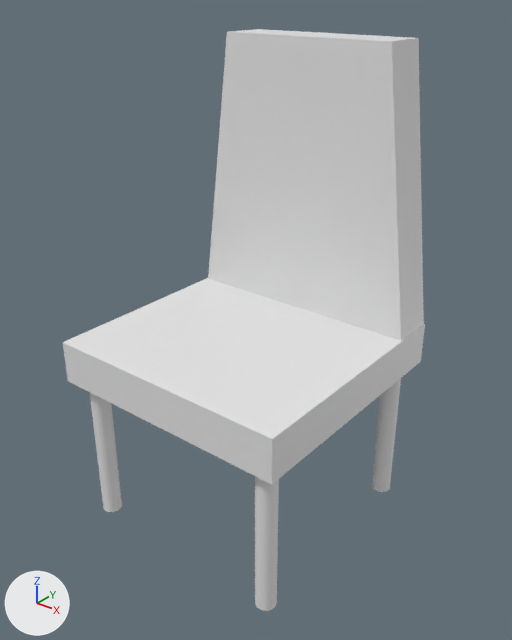
Two versions of the glTF model Frontend/public/auction/model/chair.glb, one commit apart.
One viewpoint serves both versions: a 50 mm camera at (0.937, -1.143, 1.028) aimed at (0.024, -0.002, 0.32). The axes (+X, +Y, +Z) are drawn at lower left. The lights are the same throughout. Where no turn or scale is listed for an object, it has been applied to the vertices. Vertices at the same position are counted once.

The scene before the commit, as lines of its bpy script (objects in view):
```python
me_cylinder = bpy.data.meshes.new('Cylinder')
me_cylinder.from_pydata(...)  # 272 vertices, 520 faces; spans x -0.05..0.55, y -0.55..0.05, z -0.201..0.912
ob_cylinder = bpy.data.objects.new('Cylinder', me_cylinder)
ob_cylinder.location = (-0.25, 0.25, 0.0)
```
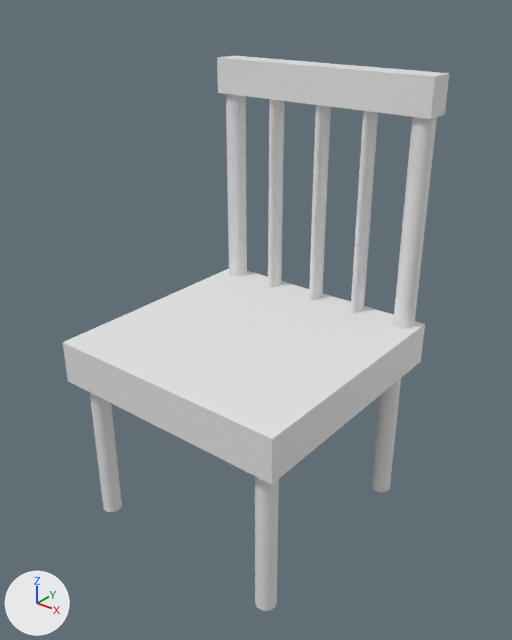
Pixel boxes (x1, y1, x2, y2) of what changed, in the pictures (512 x 640 px):
'Cylinder', reshaped (7% wider)
    before: (63, 29, 425, 611)
    after: (63, 56, 449, 611)
part 1 of me_cylinder, added
    after: (226, 94, 247, 276)
part 2 of me_cylinder, added
    after: (393, 117, 437, 328)
part 3 of me_cylinder, added
    after: (350, 111, 378, 313)
part 4 of me_cylinder, added
    after: (268, 99, 284, 287)
part 5 of me_cylinder, added
    after: (309, 105, 331, 300)
part 6 of me_cylinder, added
    after: (217, 56, 449, 119)
part 7 of me_cylinder, deleted
    before: (208, 29, 424, 340)

The change in detail:
me_cylinder has 272 vertices, 520 faces and spans x -0.05..0.55, y -0.55..0.05, z -0.201..0.912.
me_cylinder is used by ob_cylinder; location (-0.25, 0.25, 0.0).
me_cylinder part 1: a new loose piece, a 32-sided cylinder along z spanning x -0.034..0.016, y -0.004..0.046, z 0.278..0.777.
me_cylinder part 2: a new loose piece, a 32-sided cylinder along z spanning x 0.484..0.534, y -0.004..0.046, z 0.278..0.777.
me_cylinder part 3: a new loose piece, a 32-sided cylinder along z spanning x 0.367..0.392, y -0.004..0.046, z 0.278..0.777.
me_cylinder part 4: a new loose piece, a 32-sided cylinder along z spanning x 0.108..0.133, y -0.004..0.046, z 0.278..0.777.
me_cylinder part 5: a new loose piece, a 32-sided cylinder along z spanning x 0.242..0.267, y -0.004..0.046, z 0.278..0.777.
me_cylinder part 6: a new loose piece, a box spanning x -0.039..0.539, y -0.013..0.053, z 0.765..0.848.
me_cylinder part 7: the loose piece of 8 vertices spanning x -0.046..0.546, y -0.062..0.05, z 0.278..0.912 is deleted.
